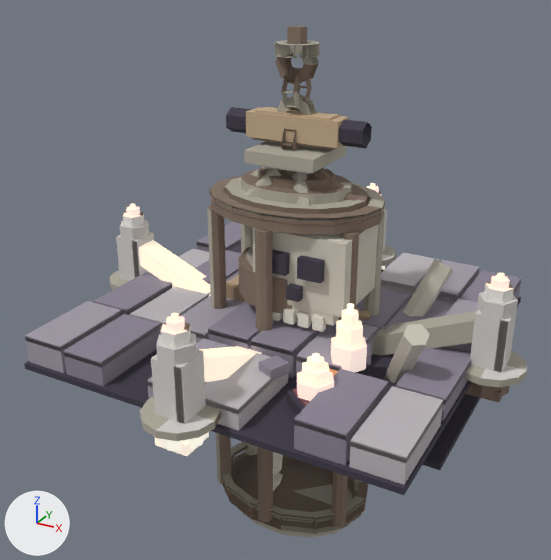
Two versions of the glTF model game/assets/props/rekvisita.glb, one commit apart.
Before and after are seen from a 50 mm camera at (0.438, -0.85, 0.442) aimed at (-0.027, -0.005, 0.02). The axes (+X, +Y, +Z) are drawn at lower left. The lights are the same throughout. The first picture is the older version. Vertices at exactly the same position are counted once.

The first picture shows 'boss', 'bur', 'kandelaber', 'shovel', 'spricka_eld' and 1 more.
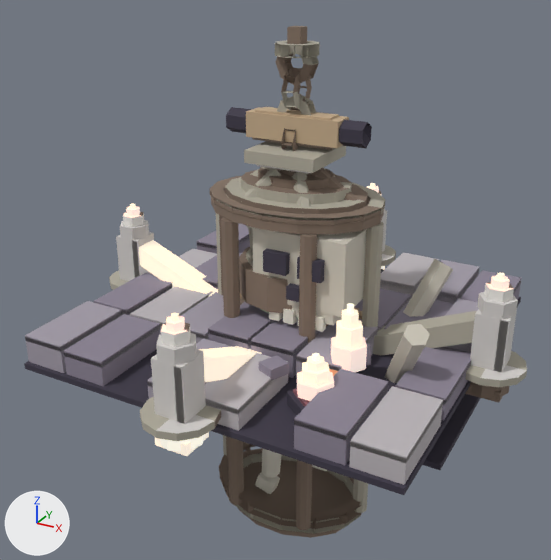
Location of each change, (x1, y1, x2, y2) in pixels of the pictures (551 x 560 px; the box of a moved part takes in the faces that stretch with it):
'bur', reshaped
    before: (207, 26, 386, 538)
    after: (209, 26, 386, 538)
part 1 of me_bur, moved or reshaped
    before: (354, 211, 385, 491)
    after: (353, 222, 384, 513)
part 2 of me_bur, moved or reshaped (not visible afterwards)
    before: (241, 224, 257, 456)
part 3 of me_bur, moved or reshaped
    before: (207, 205, 232, 485)
    after: (216, 213, 228, 456)
part 4 of me_bur, moved or reshaped
    before: (255, 228, 273, 522)
    after: (221, 217, 244, 505)
part 5 of me_bur, moved or reshaped
    before: (331, 231, 359, 527)
    after: (296, 234, 318, 530)
part 6 of me_bur, moved or reshaped (not visible before)
    after: (248, 228, 253, 250)
part 7 of me_bur, moved or reshaped (mostly hidden before)
    before: (273, 452, 283, 474)
    after: (262, 449, 281, 478)
part 8 of me_bur, moved or reshaped
    before: (273, 473, 283, 491)
    after: (255, 472, 280, 494)
part 9 of me_bur, recoloured
    both: (222, 442, 361, 538)

What the commit changed:
me_bur is used by ob_bur; location (0.0, 0.0, 0.0).
me_bur had 1169 vertices, 1880 faces and spanned x -0.121..0.121, y -0.095..0.095, z -0.353..0.353.
me_bur now has 1049 vertices, 1700 faces and spans x -0.123..0.123, y -0.09..0.09, z -0.353..0.353.
me_bur part 1: the loose piece of 18 vertices spanning x 0.086..0.108, y 0.031..0.053, z -0.321..0.124 is moved by (0.015, -0.042, 0.0).
me_bur part 2: the loose piece of 18 vertices spanning x -0.108..-0.086, y 0.031..0.053, z -0.321..0.124 is moved by (0.041, 0.031, 0.0).
me_bur part 3: the loose piece of 18 vertices spanning x -0.108..-0.086, y -0.053..-0.031, z -0.321..0.124 is moved by (-0.015, 0.042, 0.0).
me_bur part 4: the loose piece of 18 vertices spanning x -0.011..0.011, y -0.095..-0.073, z -0.321..0.124 is moved by (-0.056, 0.011, 0.0).
me_bur part 5: the loose piece of 18 vertices spanning x 0.086..0.108, y -0.053..-0.031, z -0.321..0.124 is moved by (-0.041, -0.031, 0.0).
me_bur part 6: the loose piece of 14 vertices spanning x -0.054..-0.021, y -0.021..0.005, z 0.003..0.097 is turned 1.3 degrees about the y axis through its middle and scaled by 1.05, then moved by (-0.009, 0.0, -0.002).
me_bur part 7: the loose piece of 14 vertices spanning x -0.04..-0.01, y -0.021..0.005, z -0.297..-0.128 is scaled about its middle by (1.1, 1.12, 0.971), then moved by (-0.005, 0.0, -0.01).
me_bur part 8: the loose piece of 8 vertices spanning x -0.045..-0.015, y -0.022..-0.003, z -0.326..-0.3 is scaled about its middle by (1.12, 1.08, 1.09), then moved by (-0.006, 0.0, -0.008).
me_bur part 9: 164 kept faces spanning x -0.121..0.121, y -0.088..0.088, z -0.353..-0.301 get new vertex colours.
Other edits to the shape of me_bur do not show in these pictures.
